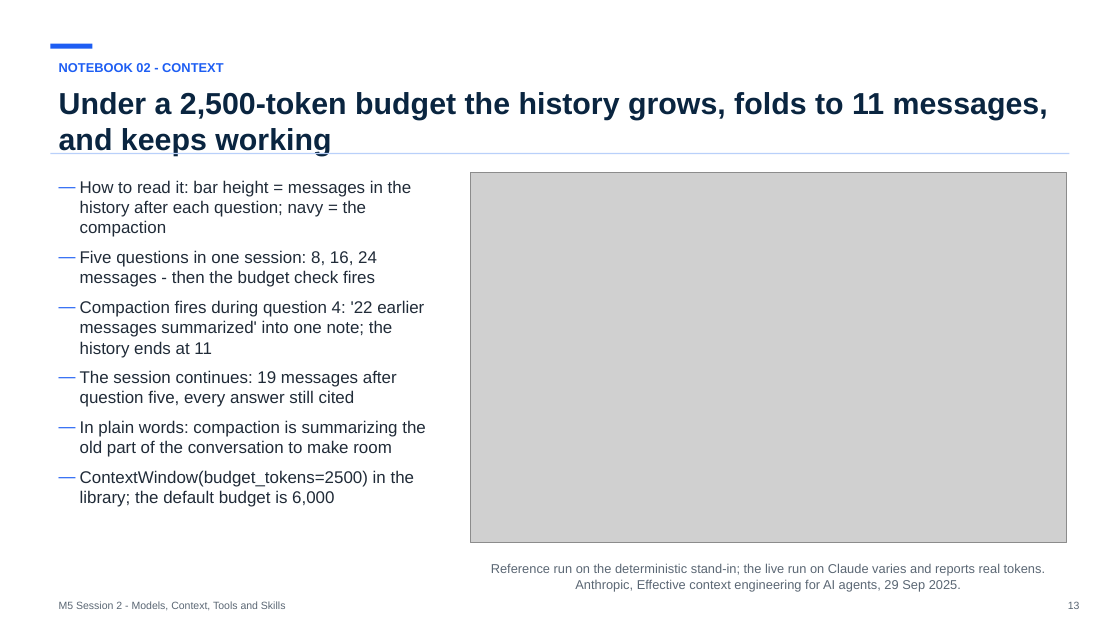
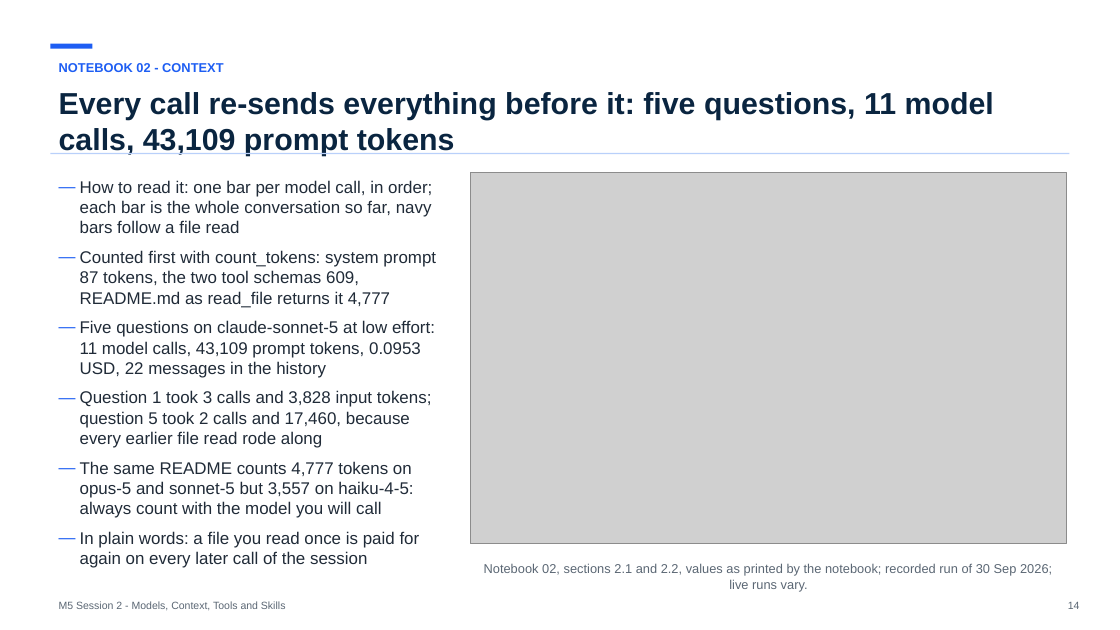
Before and after one commit to maglionejm/fontys-tech-exercises, a slide deck: slide 14 of presentations/m5-session-2-models-context-tools-and-skills.pptx (slide 13 before the commit). Drawn at 1120x630 pixels with LibreOffice and Linux fonts; fonts in the diff are those of the drawing; grey boxes stand for pictures. Boxes give left, top, right and bottom in pixels: in the first picture for what was removed or moved away, otherwise in the second. Text is boxed around its words. In the diff, an @@ line names an element or a change of style, - is before the commit and + after.

```diff
--- a/presentations/m5-session-2-models-context-tools-and-skills.pptx
+++ b/presentations/m5-session-2-models-context-tools-and-skills.pptx
@@ text at [59, 92, 994, 156]: text changed @@
-Under a 2,500-token budget the history grows, folds to 11 messages, and keeps working
+Every call re-sends everything before it: five questions, 11 model calls, 43,109 prompt tokens
@@ text at [80, 180, 436, 568]: text changed @@
-— How to read it: bar height = messages in the history after each question; navy = the compaction
-— Five questions in one session: 8, 16, 24 messages - then the budget check fires
-— Compaction fires during question 4: '22 earlier messages summarized' into one note; the history ends at 11
-— The session continues: 19 messages after question five, every answer still cited
-— In plain words: compaction is summarizing the old part of the conversation to make room
-— ContextWindow(budget_tokens=2500) in the library; the default budget is 6,000
+— How to read it: one bar per model call, in order; each bar is the whole conversation so far, navy bars follow a file read
+— Counted first with count_tokens: system prompt 87 tokens, the two tool schemas 609, README.md as read_file returns it 4,777
+— Five questions on claude-sonnet-5 at low effort: 11 model calls, 43,109 prompt tokens, 0.0953 USD, 22 messages in the history
+— Question 1 took 3 calls and 3,828 input tokens; question 5 took 2 calls and 17,460, because every earlier file read rode along
+— The same README counts 4,777 tokens on opus-5 and sonnet-5 but 3,557 on haiku-4-5: always count with the model you will call
+— In plain words: a file you read once is paid for again on every later call of the session
@@ text at [484, 563, 1052, 592]: text changed @@
-Reference run on the deterministic stand-in; the live run on Claude varies and reports real tokens. Anthropic, Effective context engineering for AI agents, 29 Sep 2025.
+Notebook 02, sections 2.1 and 2.2, values as printed by the notebook; recorded run of 30 Sep 2026; live runs vary.
@@ text at [1068, 602, 1080, 609]: text changed @@
-13
+14
```
Also in this commit, not shown: 9 other slides changed, 6 slides added, 4 slides removed, 2 other files.
